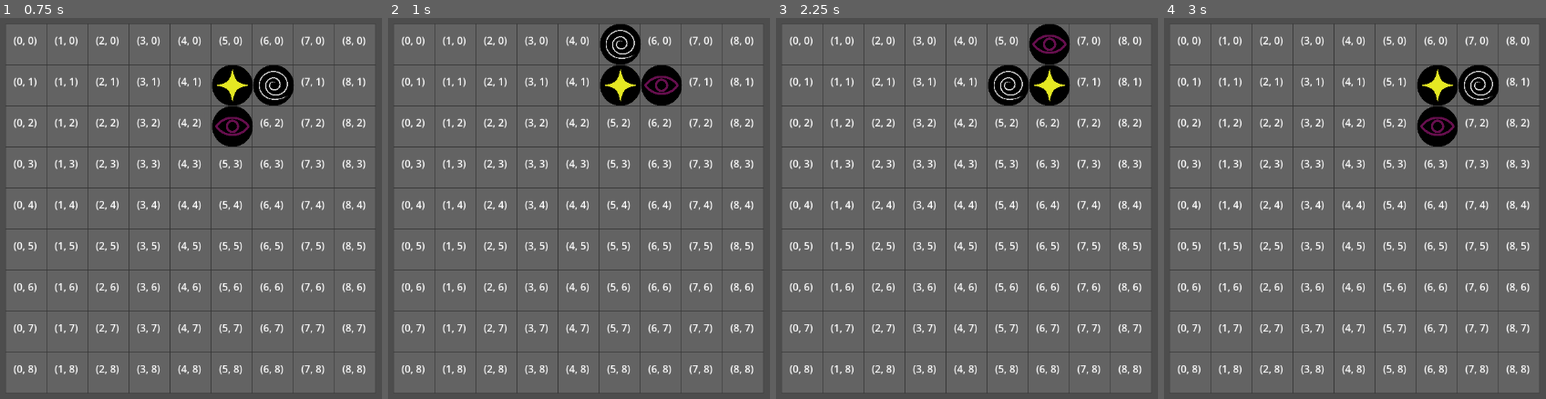
Above: before the commit, frames 1-4 (left to right).
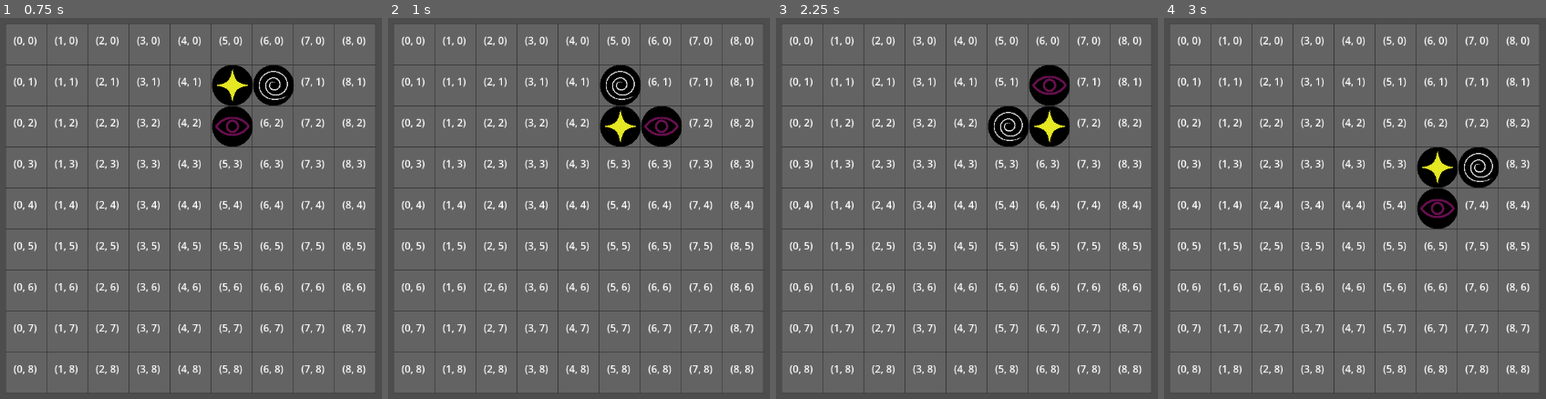
Above: after the commit, the same moments.

Repository: Jose-YP/PuzzlePrototype
Game: Godot game, scene res://Scenes/Main.tscn
The game is run twice, just before and just after one commit, with the same random seed, the same clock (stepped at 60 frames per second) and the same inputs.
Inputs:
- Up to frame 1 (0.75 s): tap Enter (ui_accept) at 0.5, 0.6 s; hold Right (ui_right) from 0.53 s (still down)
- Up to frame 2 (1 s): keep holding Right (ui_right); tap Enter (ui_accept) at 0.77 s
- Up to frame 3 (2.25 s): tap Enter (ui_accept) at 1.07, 1.35, 1.52, 1.82, 2.1 s; release Right (ui_right) at 1.28 s; hold Down (ui_down) 1.28-2.03 s; hold Right (ui_right) from 2.03 s (still down)
- Up to frame 4 (3 s): tap Enter (ui_accept) at 2.75, 2.85 s; release Right (ui_right) at 2.78 s; hold Up (ui_up) from 2.78 s (still down)

Frame 1 is identical in both runs. In frame 2, 3.9% of the frame differs, in the area x 55-77%, y 1-34%; in frame 3, 3.9%; in frame 4, 5.4%, in the area x 66-88%, y 12-56%.

Commit message:
Making gravity, if it can move down on it's own it'll be easier to move with input

Diff:
--- a/Code/Scenes/Board.gd
+++ b/Code/Scenes/Board.gd
@@ -8,22 +8,30 @@
 @export_category("Grid")
 @export var width: int = 9
 @export var height: int = 9 #row 0, 1 and 2 are fail state rows
-@export var offset: Vector2 = Vector2(50,50)
-@export var origin: Vector2 = Vector2(200, 150)
-@export var start_pos: Vector2 = Vector2(5,2)
+@export var offset: Vector2 = Vector2(65,65)
+@export var origin: Vector2 = Vector2(200, 85)
+@export var start_pos: Vector2 = Vector2(4,1)
 @export_category("Process Constants")
 @export var gravity: float = 9.8
 @export var hold_wait: float = 1.5
 @export var fail_rows: int = 2
-
+@export_group("Debug")
+@export var gravity_on: bool = false
+@export var column_fill: Vector2 = Vector2(3,4)
 #Variables
 var board: Array[Array]
-var currentPiece
+var currentPiece: Node2D
 
 #______________________________
 #INITIALIZATION
 #______________________________
 func _ready() -> void:
+	#Make Timers function
+	$Timers/Grounded.set_paused(false)
+	$Timers/SoftDrop.set_paused(false)
+	$Timers/Gravity.set_paused(false)
+
+	#Make board and start the game
 	board = make_grid()
 	spawn_piece()
 
@@ -57,9 +65,6 @@
 			debugPos.x -= 20
 			draw_string(ThemeDB.fallback_font, debugPos, str(pos))
 
-#______________________________
-#BASIC CONTROLS
-#______________________________
 #Array order goes [anchor, clockwise, ccw]
 func spawn_piece() -> void:
 	currentPiece = fullPiece.instantiate()
@@ -71,8 +76,10 @@
 
 	full_piece_rotation(start_pos)
 	currentPiece.sync_position()
-	print(currentPiece.gridPos)
-
+
+#______________________________
+#BASIC CONTROLS
+#______________________________
 func full_piece_rotation(pos) -> void:
 	var firstPos: Vector2 = pos
 	var secondPos: Vector2 = pos
@@ -114,44 +121,52 @@
 
 func move_piece(ammount, direction = "X") -> void:
 	for i in range(currentPiece.gridPos.size()):
+		var pos: Vector2 = currentPiece.gridPos[i]
+		board[pos.x][pos.y] = null
 		if direction == "X":
-			currentPiece.gridPos[i].x += ammount
+			pos.x += ammount
 		else:
-			currentPiece.gridPos[i].y += ammount
-		currentPiece.positions[i].global_position = grid_to_pixel(currentPiece.gridPos[i])
+			pos.y += ammount
+		print(currentPiece.gridPos[i], pos)
+		currentPiece.gridPos[i] = pos
+		board[pos.x][pos.y] = currentPiece.pieces[i]
+		currentPiece.positions[i].global_position = grid_to_pixel(pos)
+
+func movement() -> void:
+	if Input.is_action_just_pressed("ui_accept") and can_rotate("CCW"):
+		currentPiece.rot.rotation_degrees += fmod(rotation_degrees+90,360)
+		if currentPiece.rot.rotation_degrees > 360:
+			currentPiece.rot.rotation_degrees -= 360
+
+		full_piece_rotation(currentPiece.gridPos[0])
+
+	if Input.is_action_just_pressed("ui_cancel") and can_rotate("CLOCKWISE"):
+		currentPiece.rot.rotation_degrees += fmod(rotation_degrees-90,360)
+		if currentPiece.rot.rotation_degrees < 0:
+			currentPiece.rot.rotation_degrees += 360
+
+		full_piece_rotation(currentPiece.gridPos[0])
+
+	if Input.is_action_just_pressed("ui_left") and can_move("Left"):
+		move_piece(-1)
+
+	if Input.is_action_just_pressed("ui_right") and can_move("Right"):
+		move_piece(1)
+
+	#Both drop, up is hard drop, down is soft drop
+	if Input.is_action_just_pressed("ui_up"):
+		pass
+	if Input.is_action_just_pressed("ui_down") and can_move("Down"):
+		move_piece(-1, "Y")
+
+	if Input.is_anything_pressed():
+		currentPiece.sync_position()
 
 func _process(_delta) -> void:
 	if currentPiece.currentState == currentPiece.STATE.MOVE:
-		if Input.is_action_just_pressed("ui_accept") and can_rotate("CCW"):
-			print("Clockwise")
-			currentPiece.rot.rotation_degrees += fmod(rotation_degrees+90,360)
-			if currentPiece.rot.rotation_degrees > 360:
-				currentPiece.rot.rotation_degrees -= 360
-
-			full_piece_rotation(currentPiece.gridPos[0])
-
-		if Input.is_action_just_pressed("ui_cancel") and can_rotate("CLOCKWISE"):
-			print("Counterclock")
-			currentPiece.rot.rotation_degrees += fmod(rotation_degrees-90,360)
-			if currentPiece.rot.rotation_degrees < 0:
-				currentPiece.rot.rotation_degrees += 360
-
-			full_piece_rotation(currentPiece.gridPos[0])
-
-		if Input.is_action_just_pressed("ui_left") and can_move("Left"):
-			move_piece(-1)
-
-		if Input.is_action_just_pressed("ui_right") and can_move("Right"):
-			move_piece(1)
-
-		#Both drop, up is hard drop, down is soft drop
-		if Input.is_action_just_pressed("ui_up"):
-			pass
-		if Input.is_action_just_pressed("ui_down") and can_move("Down"):
-			move_piece(-1, "Y")
-
-		if Input.is_anything_pressed():
-			currentPiece.sync_position()
+		movement()
+	if currentPiece.currentState == currentPiece.STATE.GROUNDED:
+		movement()
 
 #______________________________
 #CONVERSION
@@ -190,6 +205,7 @@
 	return adjacent
 
 func can_move(direction) -> bool:
+	print(currentPiece.pieces)
 	for i in range(currentPiece.pieces.size()):
 		var newPos: Vector2 = currentPiece.gridPos[i]
 		#Check if a piece can move horizontally or down
@@ -201,48 +217,72 @@
 				if newPos.x + 1 > width - 1: return false
 				else: newPos.x += 1
 			"Down":
-				if newPos.y + 1 < height - 1: return false
+				if newPos.y + 1 > height - 1: return false
 				else: newPos.y += 1
 			"Up":
 				if newPos.y - 1 < 0: return false
 				else: newPos.y -= 1
 
 		var piece = board[newPos.x][newPos.y]
+		if piece != null:
+			print(piece)
+			print(piece.currentType, newPos, currentPiece.in_full_piece(piece))
+		else:
+			print(newPos, null, " bellow!")
 		if piece != null and not currentPiece.in_full_piece(piece):
 			return false
+		else:
+			print(piece != null, not currentPiece.in_full_piece(piece))
 
 	return true
 
 #Check if the rotation will hit the wall
 func can_rotate(direction = "CCW") -> bool:
-	print(currentPiece.rot.rotation_degrees, currentPiece.gridPos)
-	#CCW 90  | X CCW   | CW X   |180 CW
-	# X CW   | CW 0    | 270 CCW| CCW X
+	#Don't ask me how, this is just what I witnessed
+	#CCW 90  | X CCW   |   CW X   |180 CW
+	# X CW   | CW 0    | 270 CCW  | CCW X
+	#X - Anchor, CCW - Counter Clockwise, CW -Clockwise
 	var pos: Vector2 = currentPiece.gridPos[0]
 	match currentPiece.rot.rotation_degrees:
 		0.0:
 			if ((direction == "CCW" and pos.y - 1 < 0) or
 			(direction != "CCW" and pos.x - 1 < 0)):
 				return false
-			else: print(270,(pos.y - 1 < 0),(pos.x - 1 < 0))
 		90.0:
 			if ((direction == "CCW" and pos.x - 1 < 0) or
 			(direction != "CCW" and pos.y + 1 > height - 1)):
 				return false
-			else: print(90, (pos.x - 1 < 0), (pos.y + 1 > height - 1))
 		180.0:
 			if ((direction == "CCW" and pos.y + 1 > height - 1)
 			or (direction != "CCW" and pos.x + 1 > width - 1)):
-				print(180, (pos.y + 1 > height - 1), (pos.x + 1 > width - 1))
 				return false
-			else: print(180, (pos.y + 1 > height - 1), (pos.x + 1 > width - 1))
 		270.0:
 			if ((direction == "CCW" and pos.x + 1 > width - 1)
 			or (direction != "CCW" and pos.y - 1 < 0)):
 				return false
-			else: print(0,(pos.x + 1 > width - 1), (pos.y - 1 < 0))
 
 	return true
+
+#______________________________
+#TIMERS
+#______________________________
+func _on_soft_drop_timeout():
+	pass # Replace with function body.
+
+func _on_grounded_timeout():
+	pass # Replace with function body.
+
+func _on_gravity_timeout():
+	if gravity_on:
+		if not can_move("Down"):
+			currentPiece.currentState = currentPiece.STATE.PLACED
+			currentPiece = null
+			spawn_piece()
+			display_board()
+
+		else:
+			move_piece(1, "Y")
+			currentPiece.sync_position()
 
 #______________________________
 #DEBUG
--- a/Code/Scenes/FullPiece.gd
+++ b/Code/Scenes/FullPiece.gd
@@ -8,7 +8,7 @@
 $Positions/CCWPos:[$Pieces/CCW, gridPos[1]],$Positions/ClockwisePos:[$Pieces/Clockwise, gridPos[2]]}
 @onready var rot = $Positions
 
-enum STATE {MOVE, PLACED}
+enum STATE {MOVE, GROUNDED, PLACED}
 
 var currentState: STATE = STATE.MOVE
 var gridPos: Array[Vector2] = [Vector2(), Vector2(), Vector2()]
--- a/Scenes/Main.tscn
+++ b/Scenes/Main.tscn
@@ -4,10 +4,22 @@
 
 [node name="Main" type="Node2D"]
 script = ExtResource("1_wufa0")
-offset = Vector2(65, 65)
-origin = Vector2(200, 85)
-start_pos = Vector2(4, 1)
+gravity_on = true
 
 [node name="Grid" type="Node2D" parent="."]
 position = Vector2(-20, -61)
 scale = Vector2(1.25, 1.25)
+
+[node name="Timers" type="Node" parent="."]
+
+[node name="Grounded" type="Timer" parent="Timers"]
+one_shot = true
+
+[node name="SoftDrop" type="Timer" parent="Timers"]
+
+[node name="Gravity" type="Timer" parent="Timers"]
+autostart = true
+
+[connection signal="timeout" from="Timers/Grounded" to="." method="_on_grounded_timeout"]
+[connection signal="timeout" from="Timers/SoftDrop" to="." method="_on_soft_drop_timeout"]
+[connection signal="timeout" from="Timers/Gravity" to="." method="_on_gravity_timeout"]
